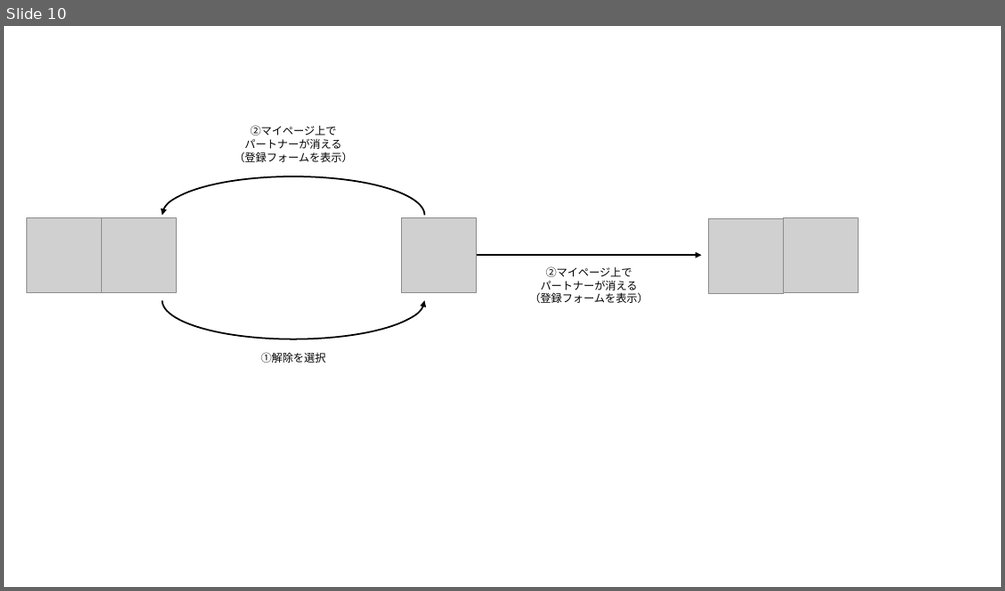
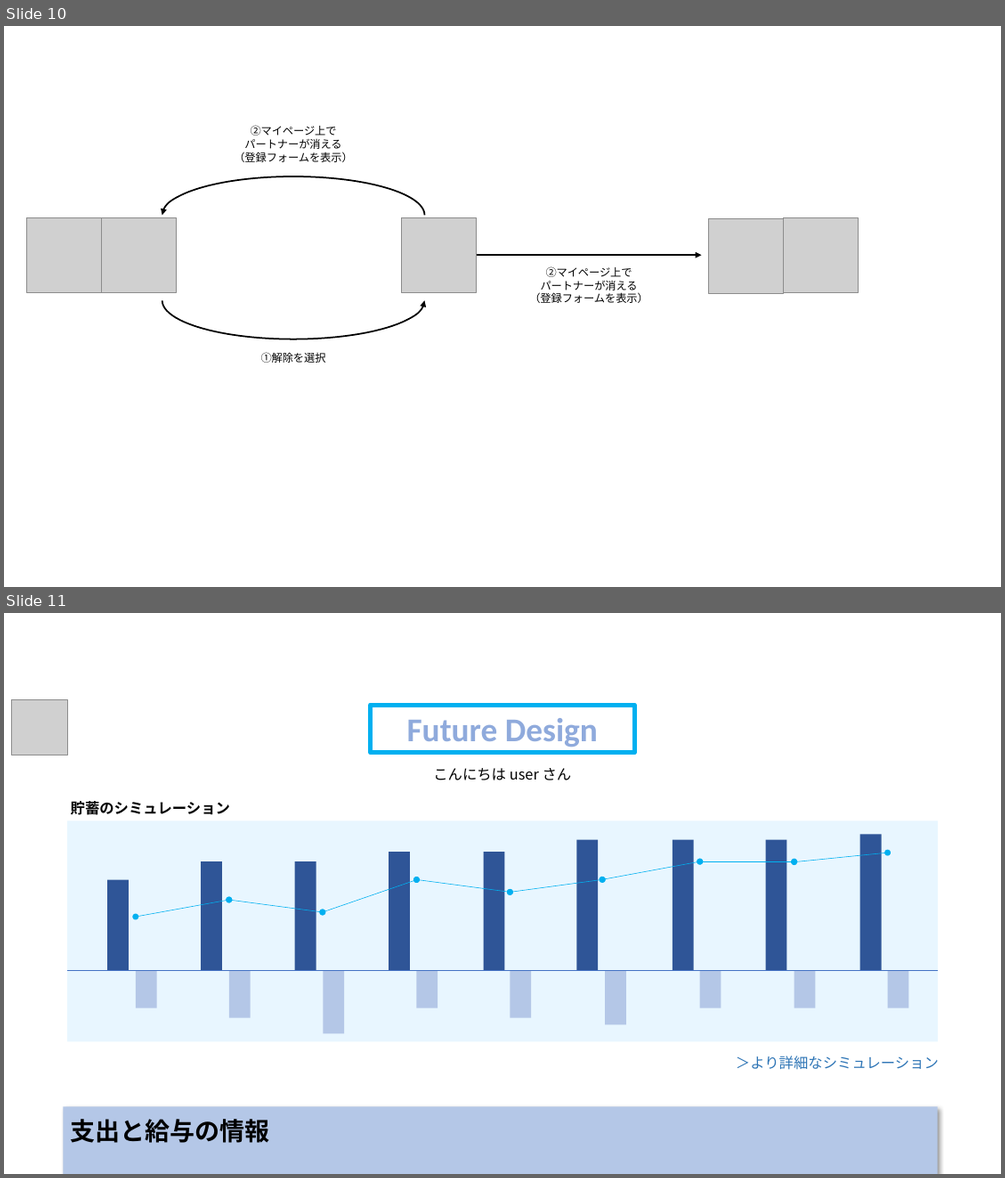
Before and after one commit to kinutaISE/FutureDesign, a slide deck: design/画面デザイン構想.pptx. Shown one above the other, each under a label of ours: slide 10 before the commit, slides 10 and 11 after it. The pictures are 1005x591 and 1005x1178 pixels, drawn with LibreOffice and Linux fonts; fonts in the diff are those of the drawing; grey boxes stand for pictures; background and template pictures are left out. Boxes give left, top, right and bottom in pixels: in the first picture for what was removed or moved away, otherwise in the second. Text is boxed around its words. In the diff, an @@ line names an element or a change of style, - is before the commit and + after.

```diff
--- a/design/画面デザイン構想.pptx
+++ b/design/画面デザイン構想.pptx
@@ slide 11 added at (x1=4, y1=613, x2=1001, y2=1174), background picture (left out) @@
@@ picture added at (x1=12, y1=699, x2=67, y2=755) @@
@@ rectangle added at (x1=371, y1=705, x2=634, y2=753), outline #00B0F0 4.5 pt, 32 pt, text #8FAADC, bold @@
+Future Design
@@ text added at (x1=433, y1=768, x2=572, y2=780), 14 pt, text #000000 @@
+こんにちは user さん
@@ text added at (x1=71, y1=801, x2=230, y2=815), 14 pt, text #000000, bold @@
+貯蓄のシミュレーション
@@ group added at (x1=67, y1=821, x2=938, y2=1041): 19 rectangles, 8 double arrows, 1 line @@
@@ text added at (x1=736, y1=1055, x2=938, y2=1070), 14 pt, text #2E75B6 @@
+＞より詳細なシミュレーション
@@ rectangle added at (x1=63, y1=1107, x2=938, y2=1174), fill #B4C7E7 @@
@@ text added at (x1=71, y1=1119, x2=270, y2=1143), 24 pt, text #000000, bold @@
+支出と給与の情報
```
Also in this commit, not shown: 1 other slide added, 2 other files.
